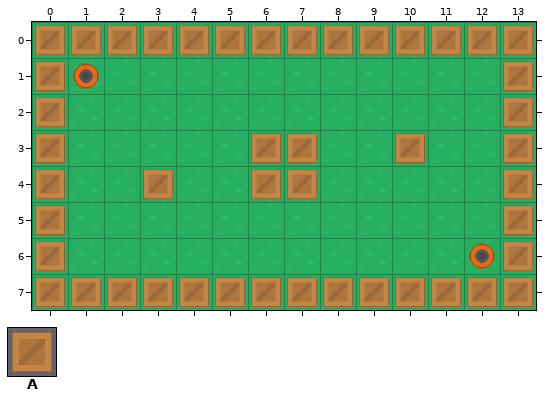
Tiled map (JSON): bot-battles/data/maps/map.json. Above: the version before the commit.
Cells are 64x64 px. Shown: x 0..13, y 0..7.
Key: from "map": A 128.
_ is an empty cell.
Layers that did not change in this view are not listed.
Layer "wall" before, first column x 0:
0 AAAAAAAAAAAAAA
1 A____________A
2 A____________A
3 A_____AA__A__A
4 A__A__AA_____A
5 A____________A
6 A____________A
7 AAAAAAAAAAAAAA
The result:
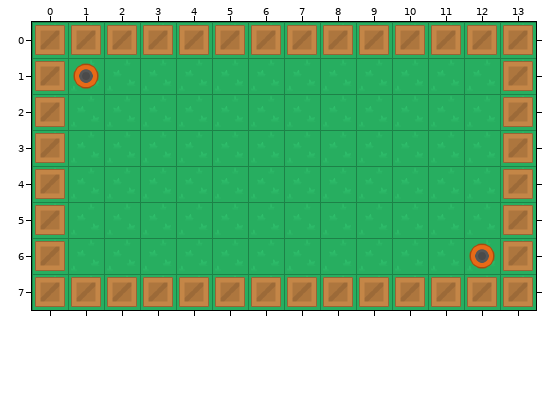
Diff:
Layer "wall":
The author cleared tile A in row 3 at x 6 to 7 and 10; in row 4 at x 3 and 6 to 7.
Pixel boxes of the changes (left, top, right, bottom) in both pictures:
removed: (251, 133, 317, 199)
removed: (395, 133, 425, 163)
removed: (143, 169, 173, 199)
